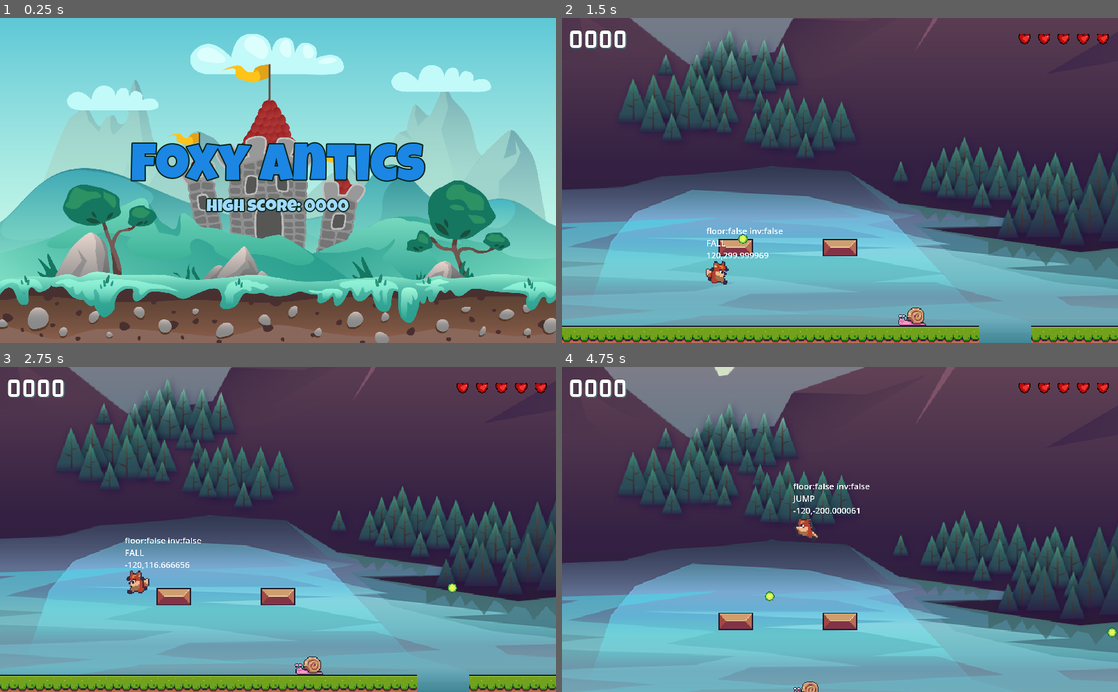
Above: before the commit, frames 1-4 (two rows, left to right).
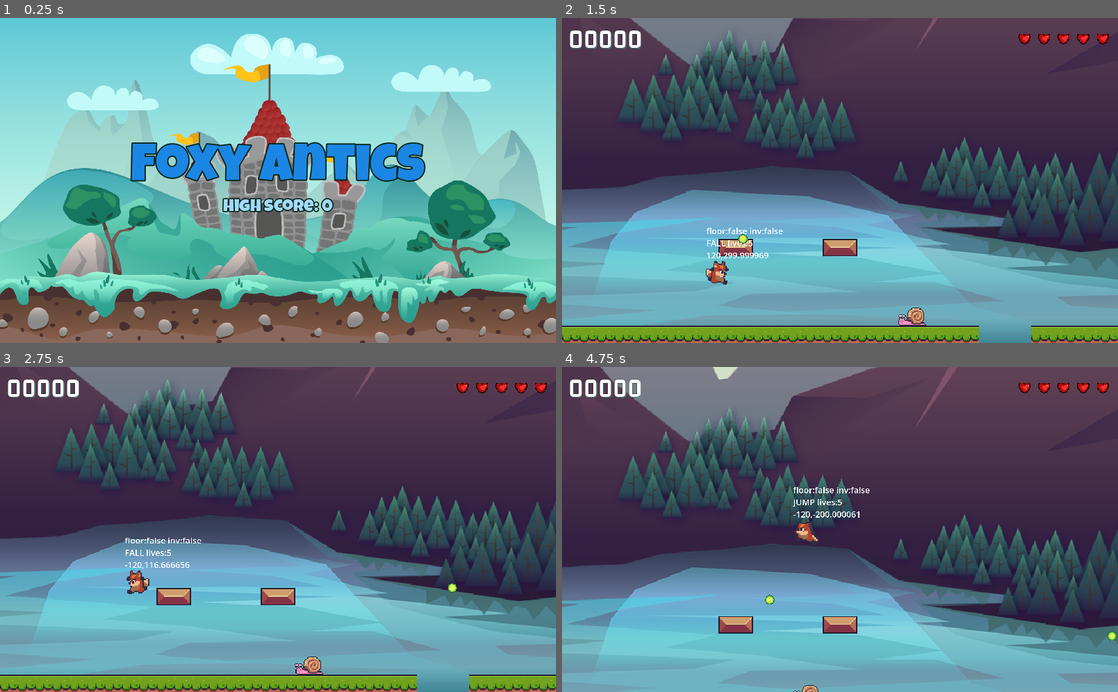
Above: after the commit, the same moments.

Repository: pell-official/UDEMY-Coursework
Game: Godot game, scene res://scenes/main/main.tscn
The game is run twice, just before and just after one commit, with the same random seed, the same clock (stepped at 60 frames per second) and the same inputs.
Inputs:
- Up to frame 1 (0.25 s): no input
- Up to frame 2 (1.5 s): tap Enter at 0.5 s; hold Right (right) from 0.53 s (still down); tap Space (jump) at 0.6, 0.77, 1.07 s; tap Z (shoot) at 1.35 s
- Up to frame 3 (2.75 s): tap Space (jump) at 1.52, 1.55, 1.82, 2.1 s; release Right (right) at 2.03 s; hold Left (left) from 2.03 s (still down)
- Up to frame 4 (4.75 s): release Left (left) at 2.78 s; hold Right (right) 2.78-4.28 s; tap Z (shoot) at 2.85, 4.35 s; tap Space (jump) at 3.02, 3.05, 3.32, 3.6, 3.77, 4.07, 4.52, 4.55 s; hold Left (left) from 4.28 s (still down)

The runs differ from the first frame. In frame 1, 0.8% of the frame differs, in the area x 37-63%, y 55-60%; in frame 2, 0.1%; in frame 3, 0.1%; in frame 4, 9.0%, in the area x 0-100%, y 0-100%.

Commit message:
Midday Commit 3-2-24 11:05A
Completed Foxy Antics!

Diff:
--- a/Jumpstart to 2D Game Dev/Foxy Antics/project.godot
+++ b/Jumpstart to 2D Game Dev/Foxy Antics/project.godot
@@ -19,6 +19,7 @@
 
 SignalManager="*res://singletons/signal_manager.gd"
 SoundManager="*res://singletons/sound_manager.gd"
+ScoreManager="*res://singletons/score_manager.gd"
 GameManager="*res://singletons/game_manager.gd"
 ObjectMaker="*res://singletons/object_maker.gd"
 
--- a/Jumpstart to 2D Game Dev/Foxy Antics/scenes/checkpoint/checkpoint.gd
+++ b/Jumpstart to 2D Game Dev/Foxy Antics/scenes/checkpoint/checkpoint.gd
@@ -6,7 +6,6 @@
 
 
 func _ready():
-
 	SignalManager.on_boss_killed.connect(on_boss_killed)
 
 func on_boss_killed(_p: int):
@@ -15,4 +14,4 @@
 	SoundManager.play_clip(sound, SoundManager.SOUND_WIN)
 
 func _on_area_entered(area):
-	pass
+	SignalManager.on_level_complete.emit()
--- a/Jumpstart to 2D Game Dev/Foxy Antics/scenes/checkpoint/checkpoint.tscn
+++ b/Jumpstart to 2D Game Dev/Foxy Antics/scenes/checkpoint/checkpoint.tscn
@@ -2,6 +2,33 @@
 
 [ext_resource type="Texture2D" uid="uid://ili7vq3iptwv" path="res://assets/items/checkpoint.png" id="1_b11gh"]
 [ext_resource type="Script" path="res://scenes/checkpoint/checkpoint.gd" id="1_iuohc"]
+
+[sub_resource type="Animation" id="Animation_biv2v"]
+length = 0.001
+tracks/0/type = "value"
+tracks/0/imported = false
+tracks/0/enabled = true
+tracks/0/path = NodePath("Sprite2D:scale")
+tracks/0/interp = 1
+tracks/0/loop_wrap = true
+tracks/0/keys = {
+"times": PackedFloat32Array(0),
+"transitions": PackedFloat32Array(1),
+"update": 0,
+"values": [Vector2(0, 0)]
+}
+tracks/1/type = "value"
+tracks/1/imported = false
+tracks/1/enabled = true
+tracks/1/path = NodePath("Sprite2D:frame")
+tracks/1/interp = 1
+tracks/1/loop_wrap = true
+tracks/1/keys = {
+"times": PackedFloat32Array(0),
+"transitions": PackedFloat32Array(1),
+"update": 1,
+"values": [26]
+}
 
 [sub_resource type="Animation" id="Animation_qnvbt"]
 resource_name = "appear"
@@ -31,31 +58,32 @@
 "values": [26]
 }
 
-[sub_resource type="Animation" id="Animation_biv2v"]
-length = 0.001
+[sub_resource type="Animation" id="Animation_wn0u8"]
+resource_name = "flag_flap"
+loop_mode = 1
 tracks/0/type = "value"
 tracks/0/imported = false
 tracks/0/enabled = true
-tracks/0/path = NodePath("Sprite2D:scale")
+tracks/0/path = NodePath("Sprite2D:frame")
 tracks/0/interp = 1
 tracks/0/loop_wrap = true
 tracks/0/keys = {
-"times": PackedFloat32Array(0),
-"transitions": PackedFloat32Array(1),
-"update": 0,
-"values": [Vector2(0, 0)]
+"times": PackedFloat32Array(0, 0.1, 0.2, 0.3, 0.4, 0.5, 0.6, 0.7, 0.8, 0.9),
+"transitions": PackedFloat32Array(1, 1, 1, 1, 1, 1, 1, 1, 1, 1),
+"update": 1,
+"values": [0, 1, 2, 3, 4, 5, 6, 7, 8, 9]
 }
 tracks/1/type = "value"
 tracks/1/imported = false
 tracks/1/enabled = true
-tracks/1/path = NodePath("Sprite2D:frame")
+tracks/1/path = NodePath("Sprite2D:scale")
 tracks/1/interp = 1
 tracks/1/loop_wrap = true
 tracks/1/keys = {
 "times": PackedFloat32Array(0),
 "transitions": PackedFloat32Array(1),
-"update": 1,
-"values": [26]
+"update": 0,
+"values": [Vector2(1, 1)]
 }
 
 [sub_resource type="Animation" id="Animation_jc65t"]
@@ -72,34 +100,6 @@
 "transitions": PackedFloat32Array(1, 1, 1, 1, 1, 1, 1, 1, 1, 1, 1, 1, 1, 1, 1, 1, 1, 1, 1, 1, 1, 1, 1, 1, 1, 1),
 "update": 1,
 "values": [26, 27, 28, 29, 30, 31, 32, 33, 34, 35, 36, 37, 38, 39, 40, 41, 42, 43, 44, 45, 46, 47, 48, 49, 50, 51]
-}
-tracks/1/type = "value"
-tracks/1/imported = false
-tracks/1/enabled = true
-tracks/1/path = NodePath("Sprite2D:scale")
-tracks/1/interp = 1
-tracks/1/loop_wrap = true
-tracks/1/keys = {
-"times": PackedFloat32Array(0),
-"transitions": PackedFloat32Array(1),
-"update": 0,
-"values": [Vector2(1, 1)]
-}
-
-[sub_resource type="Animation" id="Animation_wn0u8"]
-resource_name = "flag_flap"
-loop_mode = 1
-tracks/0/type = "value"
-tracks/0/imported = false
-tracks/0/enabled = true
-tracks/0/path = NodePath("Sprite2D:frame")
-tracks/0/interp = 1
-tracks/0/loop_wrap = true
-tracks/0/keys = {
-"times": PackedFloat32Array(0, 0.1, 0.2, 0.3, 0.4, 0.5, 0.6, 0.7, 0.8, 0.9),
-"transitions": PackedFloat32Array(1, 1, 1, 1, 1, 1, 1, 1, 1, 1),
-"update": 1,
-"values": [0, 1, 2, 3, 4, 5, 6, 7, 8, 9]
 }
 tracks/1/type = "value"
 tracks/1/imported = false
--- /dev/null
+++ b/Jumpstart to 2D Game Dev/Foxy Antics/scenes/hud/hud.gd
@@ -0,0 +1,43 @@
+extends Control
+
+@onready var vb_level_complete = $ColorRect/VBLevelComplete
+@onready var vb_game_over = $ColorRect/VBGameOver
+@onready var color_rect = $ColorRect
+@onready var hb_hearts = $MC/HBoxContainer/HBHearts
+@onready var score_label = $MC/HBoxContainer/ScoreLabel
+var _hearts: Array
+
+func _ready():
+	_hearts = hb_hearts.get_children()
+	SignalManager.on_level_complete.connect(on_level_complete)
+	SignalManager.on_game_over.connect(on_game_over)
+	SignalManager.on_player_hit.connect(on_player_hit)
+	SignalManager.on_score_updated.connect(on_score_updated)
+
+# Called every frame. 'delta' is the elapsed time since the previous frame.
+func _process(delta):
+	if vb_level_complete.visible == true:
+		if Input.is_action_just_pressed("jump") == true:
+			GameManager.load_next_level_scene()
+	if vb_game_over.visible == true:
+		if Input.is_action_just_pressed("jump") == true:
+			GameManager.load_main_scene()
+
+func show_hud():
+	get_tree().paused = true
+	color_rect.visible = true
+
+func on_score_updated():
+	score_label.text = str(ScoreManager.get_score()).lpad(5, "0")
+
+func on_level_complete():
+	vb_level_complete.visible = true
+	show_hud()
+
+func on_player_hit(lives:int)-> void:
+	for life in range(_hearts.size()):
+		_hearts[life].visible = lives > life
+
+func on_game_over():
+	vb_game_over.visible = true
+	show_hud()
--- a/Jumpstart to 2D Game Dev/Foxy Antics/scenes/hud/hud.tscn
+++ b/Jumpstart to 2D Game Dev/Foxy Antics/scenes/hud/hud.tscn
@@ -1,17 +1,20 @@
-[gd_scene load_steps=5 format=3 uid="uid://dh4fo3griw1dq"]
+[gd_scene load_steps=6 format=3 uid="uid://dh4fo3griw1dq"]
 
+[ext_resource type="Script" path="res://scenes/hud/hud.gd" id="1_1s6mc"]
 [ext_resource type="LabelSettings" uid="uid://tay7ny3ue2ji" path="res://assets/labelsettings/gem_48_wh_ceru.tres" id="1_fvckg"]
 [ext_resource type="Texture2D" uid="uid://wcaxlpfsog5j" path="res://assets/items/pixel heart 2.png" id="2_j7gyd"]
 [ext_resource type="LabelSettings" uid="uid://e8w8n1bv8oi4" path="res://assets/labelsettings/lg_64_blue.tres" id="3_ds2ap"]
 [ext_resource type="LabelSettings" uid="uid://dpy530bvpwbdm" path="res://assets/labelsettings/lg_24_lblue.tres" id="4_giwl7"]
 
 [node name="HUD" type="Control"]
+process_mode = 2
 layout_mode = 3
 anchors_preset = 15
 anchor_right = 1.0
 anchor_bottom = 1.0
 grow_horizontal = 2
 grow_vertical = 2
+script = ExtResource("1_1s6mc")
 
 [node name="MC" type="MarginContainer" parent="."]
 layout_mode = 1
@@ -32,34 +35,34 @@
 [node name="ScoreLabel" type="Label" parent="MC/HBoxContainer"]
 layout_mode = 2
 size_flags_horizontal = 3
-text = "0000"
+text = "00000"
 label_settings = ExtResource("1_fvckg")
 vertical_alignment = 1
 
-[node name="HB" type="HBoxContainer" parent="MC/HBoxContainer"]
+[node name="HBHearts" type="HBoxContainer" parent="MC/HBoxContainer"]
 layout_mode = 2
 
-[node name="L1" type="TextureRect" parent="MC/HBoxContainer/HB"]
+[node name="L1" type="TextureRect" parent="MC/HBoxContainer/HBHearts"]
 layout_mode = 2
 texture = ExtResource("2_j7gyd")
 stretch_mode = 5
 
-[node name="L2" type="TextureRect" parent="MC/HBoxContainer/HB"]
+[node name="L2" type="TextureRect" parent="MC/HBoxContainer/HBHearts"]
 layout_mode = 2
 texture = ExtResource("2_j7gyd")
 stretch_mode = 5
 
-[node name="L3" type="TextureRect" parent="MC/HBoxContainer/HB"]
+[node name="L3" type="TextureRect" parent="MC/HBoxContainer/HBHearts"]
 layout_mode = 2
 texture = ExtResource("2_j7gyd")
 stretch_mode = 5
 
-[node name="L4" type="TextureRect" parent="MC/HBoxContainer/HB"]
+[node name="L4" type="TextureRect" parent="MC/HBoxContainer/HBHearts"]
 layout_mode = 2
 texture = ExtResource("2_j7gyd")
 stretch_mode = 5
 
-[node name="L5" type="TextureRect" parent="MC/HBoxContainer/HB"]
+[node name="L5" type="TextureRect" parent="MC/HBoxContainer/HBHearts"]
 layout_mode = 2
 texture = ExtResource("2_j7gyd")
 stretch_mode = 5
@@ -104,6 +107,7 @@
 vertical_alignment = 1
 
 [node name="VBGameOver" type="VBoxContainer" parent="ColorRect"]
+visible = false
 layout_mode = 1
 anchors_preset = 8
 anchor_left = 0.5
--- a/Jumpstart to 2D Game Dev/Foxy Antics/scenes/level_base/level_base.gd
+++ b/Jumpstart to 2D Game Dev/Foxy Antics/scenes/level_base/level_base.gd
@@ -5,8 +5,12 @@
 
 
 func _ready():
-	pass # Replace with function body.
+	get_tree().paused = false
 
 
-func _physics_process(delta):
+func _process(delta):
 	player_cam.position = player.position
+	#if Input.is_action_just_pressed("left") == true:
+		#GameManager.load_main_scene()
+	#if Input.is_action_just_pressed("right") == true:
+		#GameManager.load_next_level_scene()
--- a/Jumpstart to 2D Game Dev/Foxy Antics/scenes/main/main.gd
+++ b/Jumpstart to 2D Game Dev/Foxy Antics/scenes/main/main.gd
@@ -1,9 +1,11 @@
 extends CanvasLayer
 
+@onready var labelhighscore = $VB/Highscore
 
 # Called when the node enters the scene tree for the first time.
 func _ready():
-	Engine.time_scale = 1
+	get_tree().paused = false
+	labelhighscore.text = "High Score: " + str(ScoreManager.get_high_score())
 
 
 # Called every frame. 'delta' is the elapsed time since the previous frame.
--- a/Jumpstart to 2D Game Dev/Foxy Antics/scenes/player/player.gd
+++ b/Jumpstart to 2D Game Dev/Foxy Antics/scenes/player/player.gd
@@ -14,14 +14,17 @@
 const MAX_FALL: float = 400.0
 const JUMP_VELOCITY: float = -400.0
 const HURT_JUMP_VELOCITY: float = -100.0
+const FALLEN_OFF: float =  100.0
 enum PLAYER_STATE {IDLE, RUN, JUMP, FALL, HURT}
+var _lives: int = 5
 var _state: PLAYER_STATE = PLAYER_STATE.IDLE
 var _invincible: bool = false
 
 func _ready():
-	pass
+	SignalManager.on_player_hit.emit(_lives)
 
 func _physics_process(delta):
+	fallen_off()
 	if is_on_floor() == false:
 		velocity.y += GRAVITY * delta
 	get_input()
@@ -31,6 +34,12 @@
 	if Input.is_action_just_pressed("shoot") == true:
 		shoot()
 
+func fallen_off():
+	if global_position.y < FALLEN_OFF:
+		return
+	_lives = 1
+	reduce_lives()
+
 func shoot():
 	if sprite_2d.flip_h == true:
 		shooter.shoot(Vector2.LEFT)
@@ -38,9 +47,9 @@
 		shooter.shoot(Vector2.RIGHT)
 
 func update_debug_label():
-	debug_label.text = "floor:%s inv:%s\n%s\n%.0f,%0f" % [
+	debug_label.text = "floor:%s inv:%s\n%s lives:%s\n%.0f,%0f" % [
 		is_on_floor(), _invincible,
-		PLAYER_STATE.keys()[_state],
+		PLAYER_STATE.keys()[_state], _lives,
 		velocity.x,velocity.y
 	]
 
@@ -96,16 +105,25 @@
 	animation_player.play("hurt")
 	velocity.y = HURT_JUMP_VELOCITY
 	hurt_timer.start()
-	SignalManager.on_player_hit.emit(0)
 
 func go_invincible():
 	_invincible = true
 	animation_player_invincible.play("invincible")
 	invincible_timer.start()
 
+func reduce_lives() -> bool:
+	_lives -= 1
+	SignalManager.on_player_hit.emit(_lives)
+	if _lives <= 0:
+		SignalManager.on_game_over.emit()
+		set_physics_process(false)
+		return false
+	return true
 
 func apply_hit():
 	if _invincible == true:
+		return
+	if reduce_lives() == false:
 		return
 	go_invincible()
 	set_state(PLAYER_STATE.HURT)
--- a/Jumpstart to 2D Game Dev/Foxy Antics/scenes/player_cam/player_cam.gd
+++ b/Jumpstart to 2D Game Dev/Foxy Antics/scenes/player_cam/player_cam.gd
@@ -6,6 +6,7 @@
 func _ready():
 	set_process(false)
 	SignalManager.on_player_hit.connect(on_player_hit)
+	SignalManager.on_game_over.connect(on_game_over)
 
 func get_random_offset() -> Vector2:
 	return Vector2(randf_range(-shake_amount, shake_amount), randf_range(-shake_amount, shake_amount))
@@ -14,14 +15,19 @@
 	set_process(true)
 	shake_timer.start()
 
+func reset_camera():
+	set_process(false)
+	offset = Vector2.ZERO
+
 func on_player_hit(_lives: int):
 	shake()
 
+func on_game_over() -> void:
+	reset_camera()
 
 func _process(delta):
 	offset = get_random_offset()
 
 
 func _on_shake_timer_timeout():
-	set_process(false)
-	offset = Vector2.ZERO
+	reset_camera()
--- a/Jumpstart to 2D Game Dev/Foxy Antics/singletons/game_manager.gd
+++ b/Jumpstart to 2D Game Dev/Foxy Antics/singletons/game_manager.gd
@@ -9,6 +9,7 @@
 
 func _ready():
 	init_level_scenes()
+	ScoreManager.reset_score()
 
 
 func init_level_scenes() -> void:
@@ -18,6 +19,7 @@
 
 func load_main_scene() -> void:
 	_current_level = 0
+	ScoreManager.reset_score()
 	get_tree().change_scene_to_packed(MAIN_SCENE)
 
 
--- /dev/null
+++ b/Jumpstart to 2D Game Dev/Foxy Antics/singletons/score_manager.gd
@@ -0,0 +1,62 @@
+extends Node
+
+const HS_FILE: String = "user://SCORES.dat"
+const HS_KEY: String = "highscore"
+var _score: int = 0
+var _high_score: int = 0
+
+func _ready():
+	load_highscore()
+	SignalManager.on_boss_killed.connect(on_boss_killed)
+	SignalManager.on_pickup_hit.connect(on_pickup_hit)
+	SignalManager.on_enemy_hit.connect(on_enemy_hit)
+	SignalManager.on_level_complete.connect(on_level_complete)
+	SignalManager.on_game_over.connect(on_game_over)
+
+func update_score(points: int) -> void:
+	_score += points
+	if _high_score < _score:
+		_high_score = _score
+	print("update_score:", _score)
+	SignalManager.on_score_updated.emit()
+
+func get_score() -> int:
+	return _score
+
+func get_high_score() -> int:
+	return _high_score
+
+func reset_score() -> void:
+	_score = 0
+
+func save_highscore() -> void:
+	var file = FileAccess.open(HS_FILE, FileAccess.WRITE)
+	var data = {
+		HS_KEY: _high_score
+	}
+	file.store_string(JSON.stringify(data))
+	print("save_highscore:", data)
+
+func load_highscore() -> void:
+	if FileAccess.file_exists(HS_FILE) == false:
+		return
+	var file = FileAccess.open(HS_FILE, FileAccess.READ)
+	var data = JSON.parse_string(file.get_as_text())
+	if HS_KEY in data:
+		_high_score = data[HS_KEY]
+		print("loaded _high_score:", _high_score)
+
+func on_level_complete() -> void:
+	save_highscore()
+
+func on_game_over() -> void:
+	save_highscore()
+
+func on_boss_killed(p: int) -> void:
+	update_score(p)
+
+func on_pickup_hit(p: int) -> void:
+	update_score(p)
+
+func on_enemy_hit(p: int, _v: Vector2) -> void:
+	update_score(p)
--- a/Jumpstart to 2D Game Dev/Foxy Antics/singletons/signal_manager.gd
+++ b/Jumpstart to 2D Game Dev/Foxy Antics/singletons/signal_manager.gd
@@ -4,3 +4,6 @@
 signal on_pickup_hit(points: int)
 signal on_boss_killed(points: int)
 signal on_player_hit(lives: int)
+signal on_level_complete
+signal on_game_over
+signal on_score_updated
Not shown, added: Jumpstart to 2D Game Dev/Foxy Antics/scenes/level_base/levF7F5.tmp
